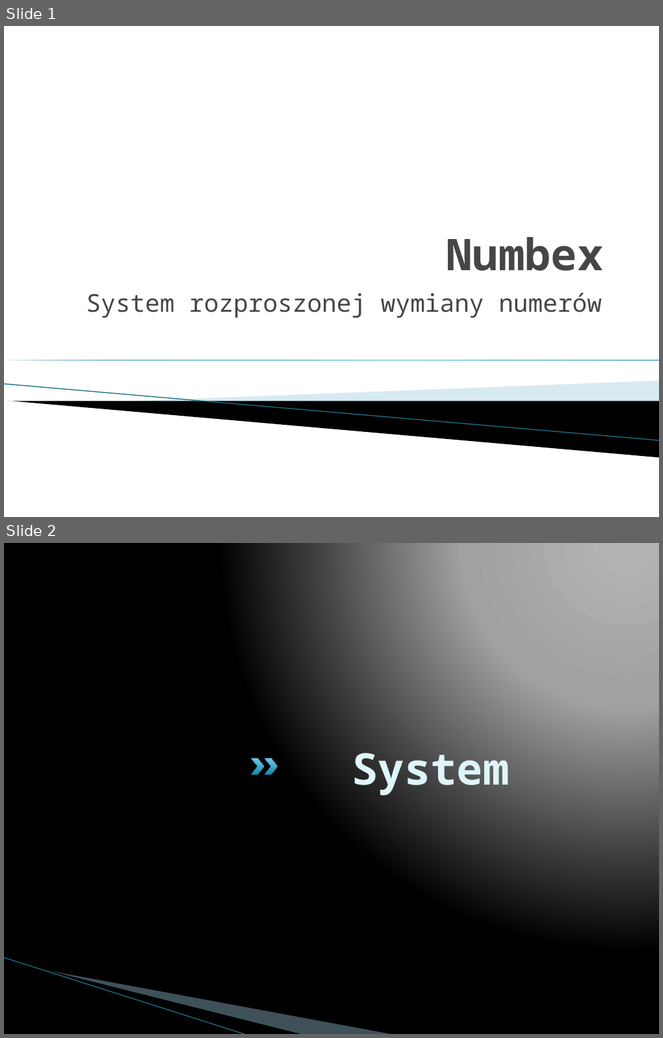
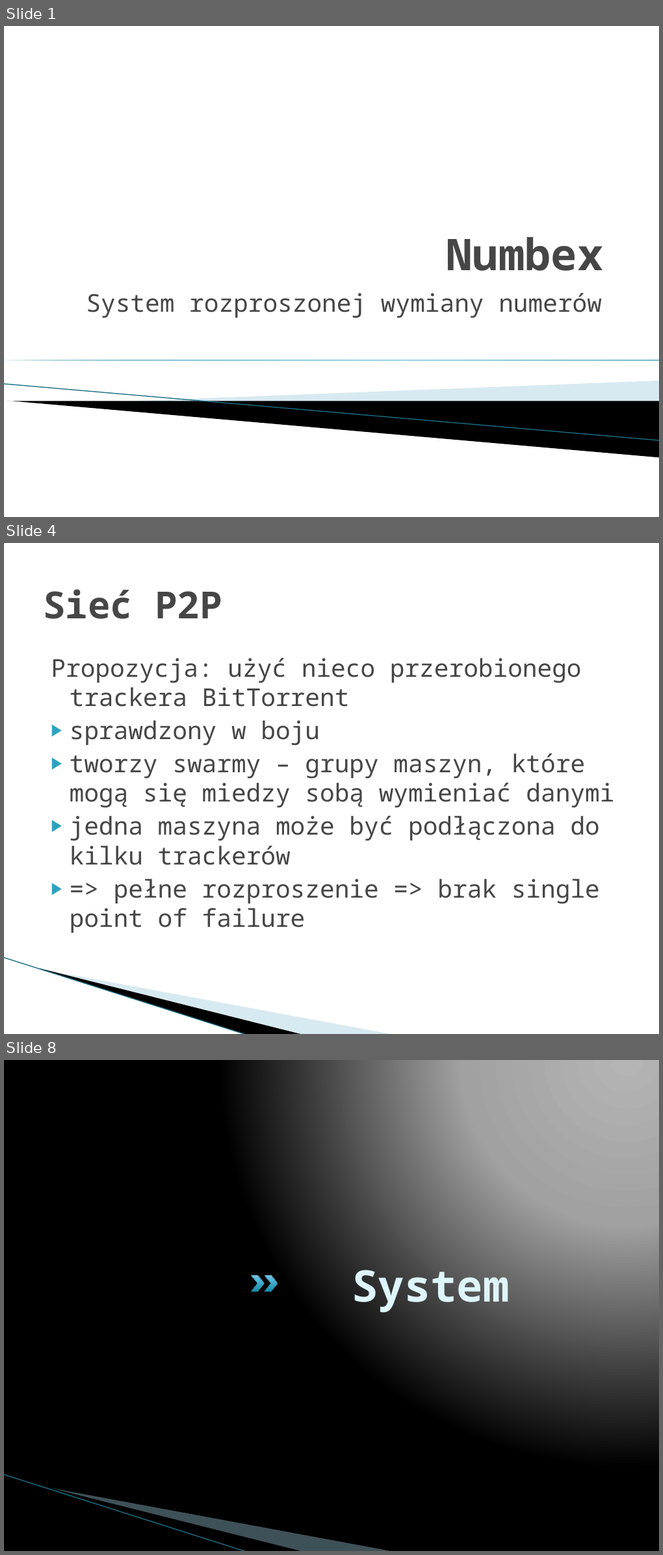
Before and after one commit to imbaczek/numbex, a slide deck: docs/NumbexFinalPresentation.pptx. Shown one above the other, each under a label of ours: slides 1 and 2 before the commit, slides 1, 4 and 8 after it; the slides between them are not shown. The pictures are 663x1038 and 663x1555 pixels, drawn with LibreOffice and Linux fonts; fonts in the diff are those of the drawing; background and template pictures are left out. Boxes give left, top, right and bottom in pixels: in the first picture for what was removed or moved away, otherwise in the second. Text is boxed around its words. In the diff, an @@ line names an element or a change of style, - is before the commit and + after.

```diff
--- a/docs/NumbexFinalPresentation.pptx
+++ b/docs/NumbexFinalPresentation.pptx
@@ slide 4 added at [4,543,659,1034], background #FFFFFF; not listed: 3 template elements that a slide beside it also shows @@
@@ title added at [43,589,222,619], 41 pt, text #464646, bold @@
+Sieć P2P
@@ text added at [51,658,614,933], 27 pt, text #464646 @@
+Propozycja: użyć nieco przerobionego trackera BitTorrent
+▶ sprawdzony w boju
+▶ tworzy swarmy – grupy maszyn, które mogą się miedzy sobą wymieniać danymi
+▶ jedna maszyna może być podłączona do kilku trackerów
+▶ => pełne rozproszenie => brak single point of failure
@@ what was slide 2 is now slide 8 @@
```
Also in this commit, not shown: 5 other slides added.
